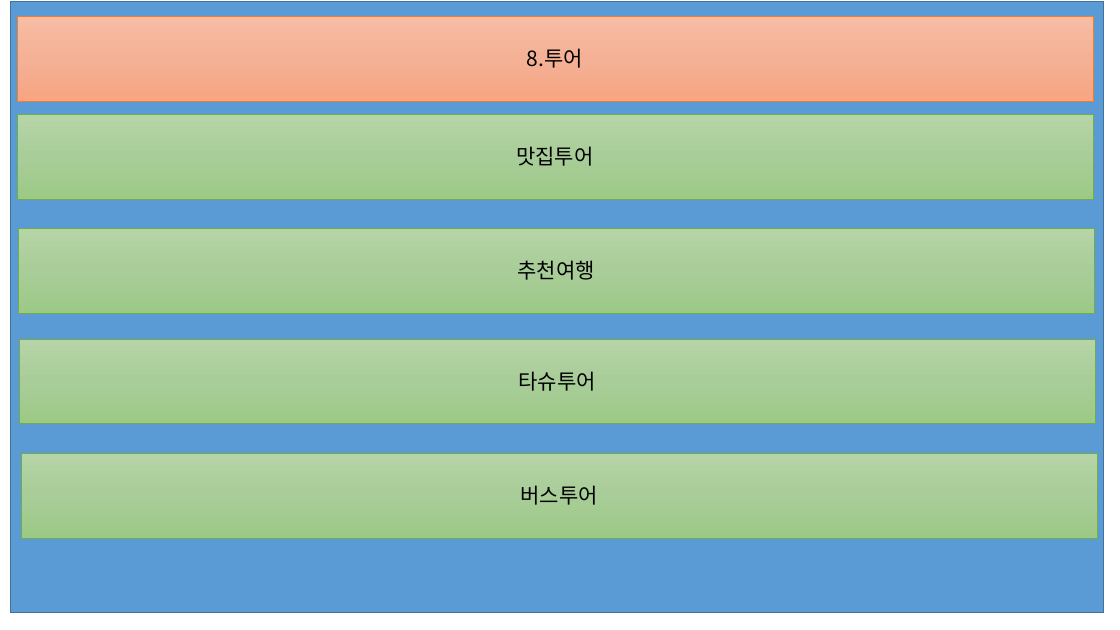
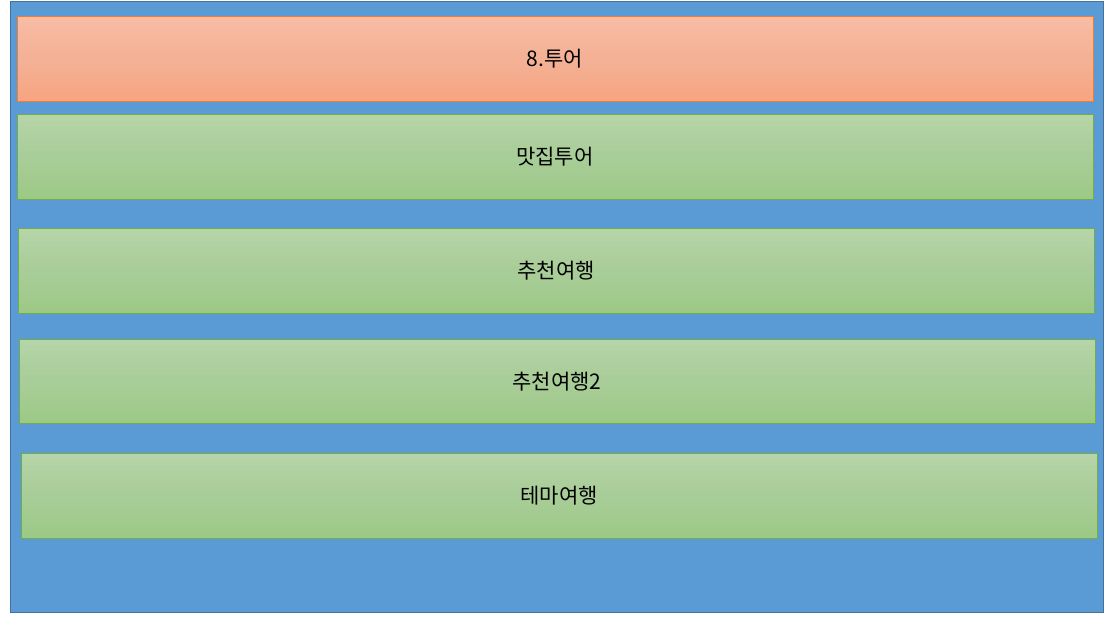
Before and after one commit to jjang-youngju/mproject-1031-1110-, a slide deck: slide 4 of 1031-1110/img/프레젠테이션1.pptx. Drawn at 1120x630 pixels with LibreOffice and Linux fonts; fonts in the diff are those of the drawing. Boxes give left, top, right and bottom in pixels: in the first picture for what was removed or moved away, otherwise in the second. Text is boxed around its words. In the diff, an @@ line names an element or a change of style, - is before the commit and + after.

```diff
--- a/1031-1110/img/프레젠테이션1.pptx
+++ b/1031-1110/img/프레젠테이션1.pptx
@@ text in rectangle at (x1=513, y1=371, x2=602, y2=391): text changed @@
-타슈투어
+추천여행2
@@ text in rectangle at (x1=520, y1=485, x2=597, y2=505): text changed @@
-버스투어
+테마여행
```
Also in this commit, not shown: 7 other files.
